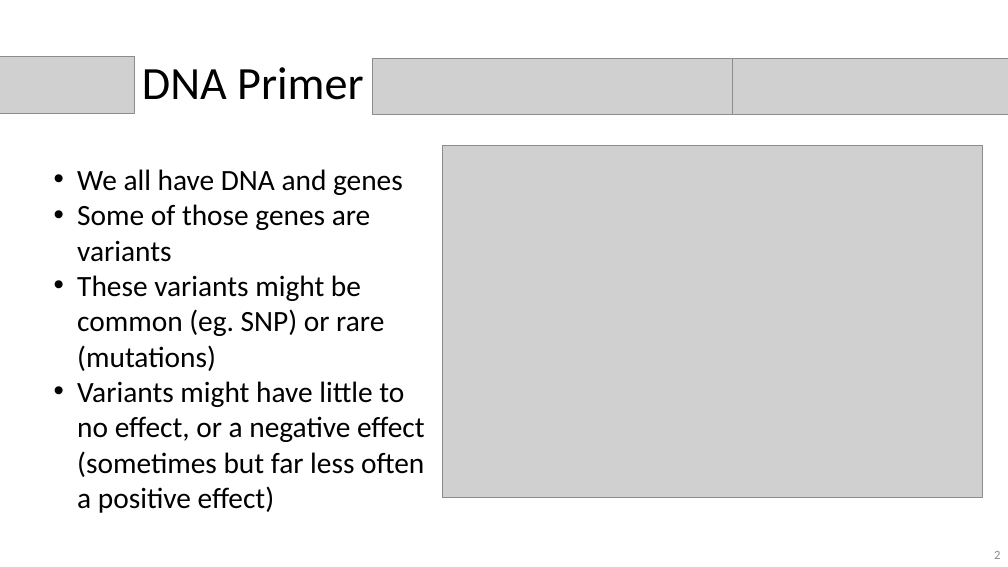
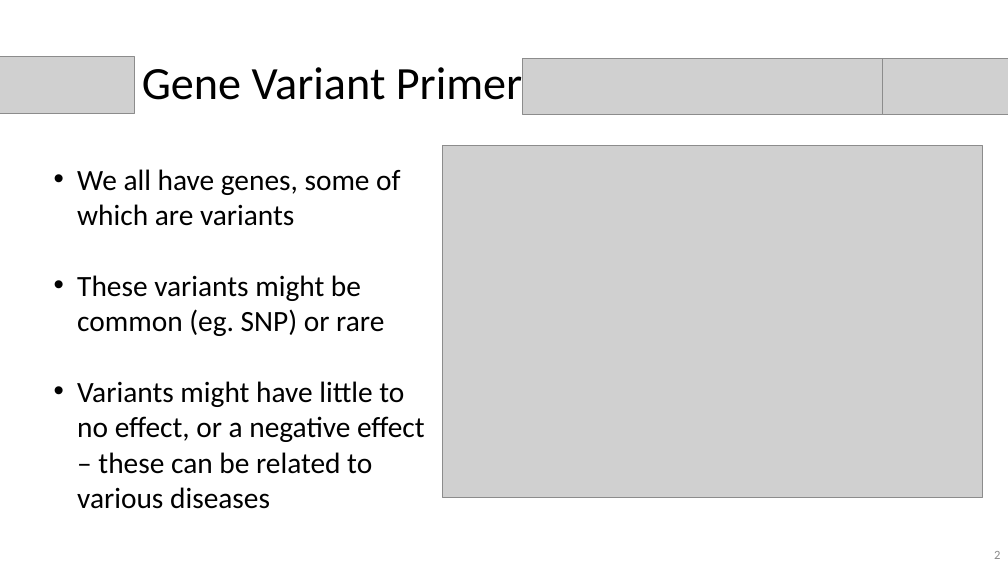
Before and after one commit to nkinnaird/GeneticVariantClassification, a slide deck: slide 2 of Presentation/GeneticVariantClassificationPres.pptx. Drawn at 1008x567 pixels with LibreOffice and Linux fonts; fonts in the diff are those of the drawing; grey boxes stand for pictures. Boxes give left, top, right and bottom in pixels: in the first picture for what was removed or moved away, otherwise in the second. Text is boxed around its words. In the diff, an @@ line names an element or a change of style, - is before the commit and + after.

```diff
--- a/Presentation/GeneticVariantClassificationPres.pptx
+++ b/Presentation/GeneticVariantClassificationPres.pptx
@@ picture: place and size @@
-picture at (372,58,732,115)
+picture at (523,58,883,115)
@@ picture: place and size @@
-picture at (732,58,1008,115)
+picture at (883,58,1008,115)
@@ title at (142,67,522,100): text changed @@
-DNA Primer
+Gene Variant Primer
@@ text at (77,169,425,509): text changed @@
-• We all have DNA and genes
-• Some of those genes are variants
-• These variants might be common (eg. SNP) or rare (mutations)
-• Variants might have little to no effect, or a negative effect (sometimes but far less often a positive effect)
+• We all have genes, some of which are variants
+• These variants might be common (eg. SNP) or rare
+• Variants might have little to no effect, or a negative effect – these can be related to various diseases
```
Also in this commit, not shown: 8 other slides changed, 7 slides added, 6 slides removed, 1 other file.
